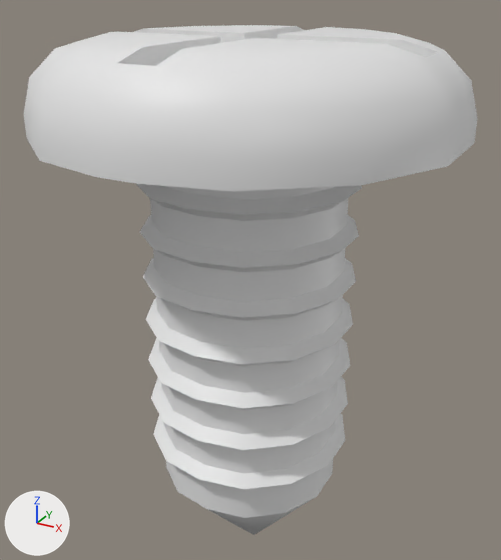
Renders of the FBX model Assets/USEFULL SCREWS.fbx from each side of a commit.
The view is the same before and after, from a 50 mm lens placed at (1.56, -2.83, 1.18), pointed at (-0.04, 0.08, -0.28). Lighting does not change. The marker at lower left points along +X, +Y and +Z. Where no turn or scale is listed for an object, it has been applied to the vertices.
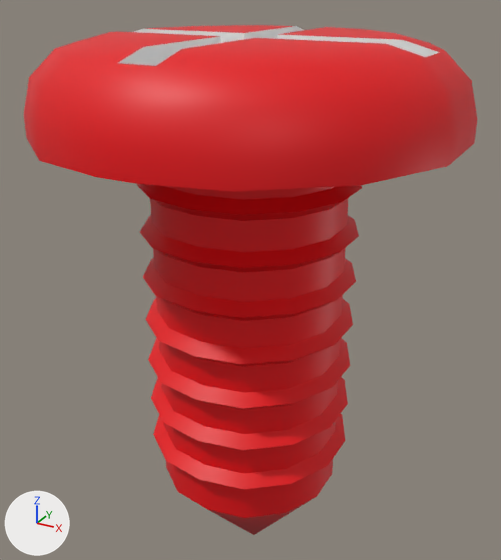
Location of each change, (x1, y1, x2, y2) in pixels of the pictures (501 x 560 px):
```json
{"part": 1, "of": "me_cylinder_001", "change": "recoloured", "before": [24, 25, 477, 535], "after": [24, 25, 477, 535], "on screen": "white to red"}
```

The change, as JSON lines over the scene's bpy script:
```json
{"op": "add", "block": "mat_material_002", "code": ["mat_material_002 = principled_material('Material.002')", "mat_material_002.base_color = (0.8, 0.8, 0.8)  # white #e7e7e7"]}
{"op": "add", "block": "mat_material_001", "code": ["mat_material_001 = principled_material('Material.001')", "mat_material_001.base_color = (0.8, 0.0, 0.00339)  # red #e7000b"]}
{"block": "me_cylinder_001", "where": "me_cylinder_001.from_pydata(...)  # 478 vertices, 479 faces; spans x -0.98..0.97, y -0.98..0.98, z -1.92..0.93"}
{"block": "me_cylinder_001", "where": "# used by ob_cylinder_001; location = (0.0, 0.0, 0.0)"}
{"block": "me_cylinder_001", "change": "me_cylinder_001 part 1: 444 of the faces centred in x -0.98..0.97, y -0.98..0.98, z -1.54..0.93 switch from no material to mat_material_001 (red #e7000b)"}
{"op": "add", "block": "me_cylinder_001", "code": "me_cylinder_001.materials.append(mat_material_002)  # white #e7e7e7"}
```
